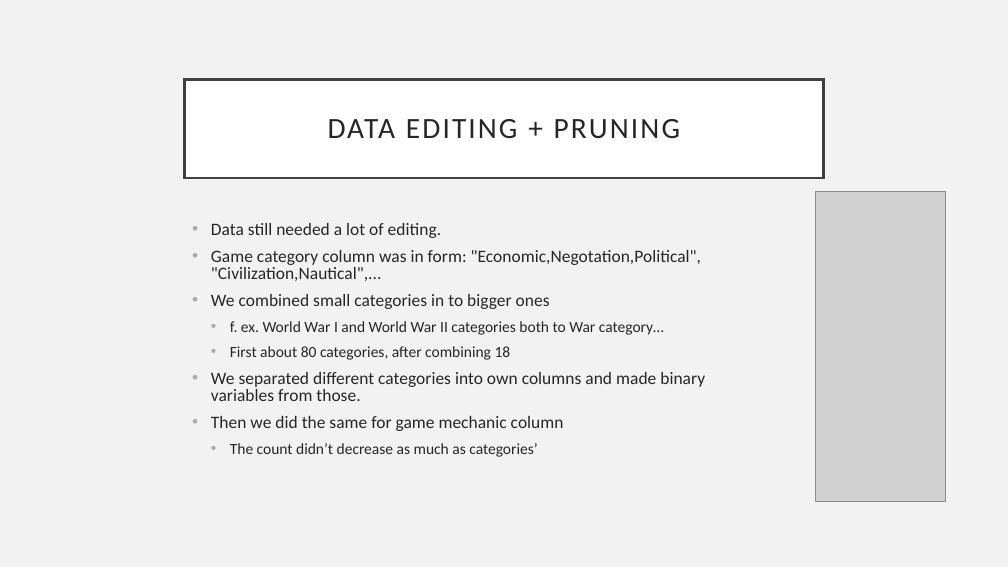
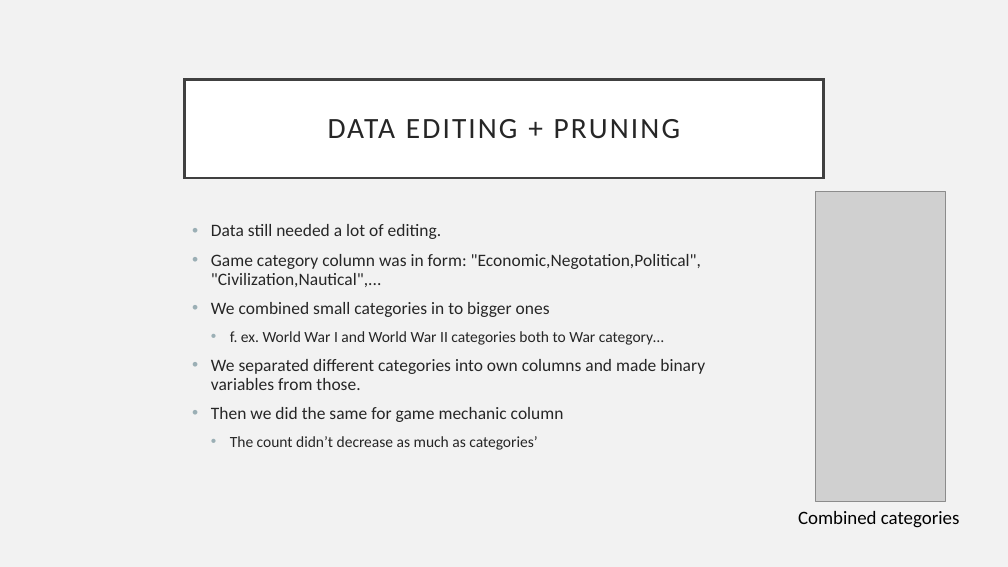
Before and after one commit to Kirasamah/GameDataMining, a slide deck: slide 5 of esitys/esitys.pptx. Drawn at 1008x567 pixels with LibreOffice and Linux fonts; fonts in the diff are those of the drawing; grey boxes stand for pictures. Boxes give left, top, right and bottom in pixels: in the first picture for what was removed or moved away, otherwise in the second. Text is boxed around its words. In the diff, an @@ line names an element or a change of style, - is before the commit and + after.

```diff
--- a/esitys/esitys.pptx
+++ b/esitys/esitys.pptx
@@ text "Data still needed a lot ..." at bbox=[211, 224, 705, 450]: line spacing 0.8 to 0.9 @@
@@ text at bbox=[230, 346, 511, 360]: paragraph removed @@
-  • First about 80 categories, after combining 18
@@ text added at bbox=[798, 511, 960, 528], 18 pt, text #000000 @@
+Combined categories
```
Also in this commit, not shown: 3 other files.
